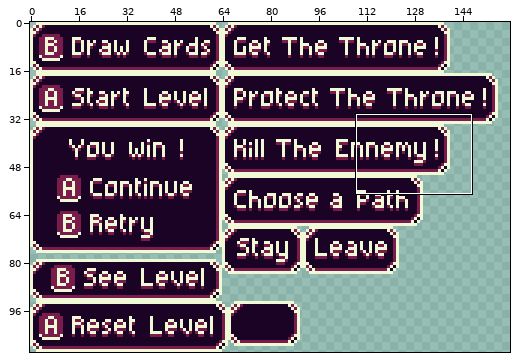
Sprite sheet, stored at images/menu/hint.png. The first picture is a wide view before the edit; the outline marks the close-up.
Close-up. Before the commit:
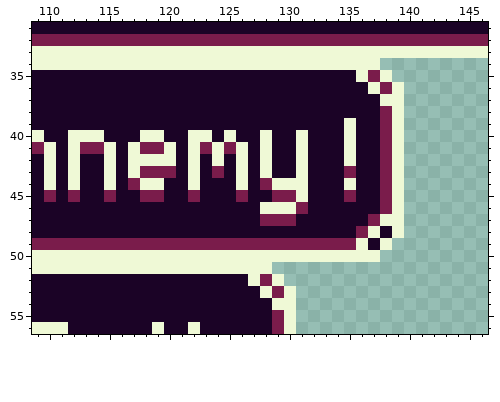
The file is 160x110 pixels. Shown: x 109..146, y 31..56.
The same view after the edit:
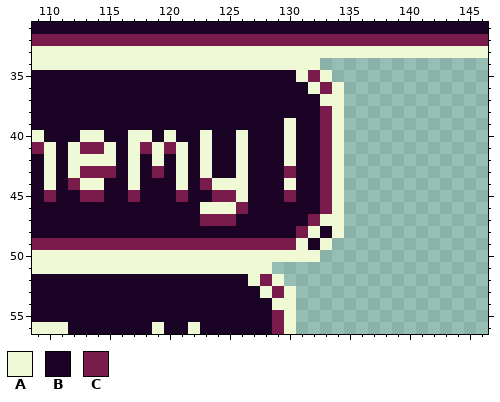
Palette (. is transparent): A #eff9d6  B #1b0326  C #7a1c4b
What changed:
y 34: x 133..137 AAAAA -> .....
y 35: x 131..138 BBBBBACA -> ACA.....
y 36: x 132..139 BBBBBACA -> ACA.....
y 37: x 133..139 BBBBBAA -> AA.....
y 38: x 133..139 BBBBBCA -> CA.....
y 39: x 130 B -> A; x 133..139 BBABBCA -> CA.....
y 40: x 112 A -> B; x 117 B -> A; x 119..120 AB -> BA; x 122 A -> B; x 125..126 AB -> BA; x 128 A -> B; x 130..131 BA -> AB; x 133..139 BBABBCA -> CA.....
y 41: x 119..125 CABACAC -> ACABABB; x 128 A -> B; x 130..131 BA -> AB; x 133..139 BBABBCA -> CA.....
y 42: x 113..114 BB -> AA; x 118 A -> B; x 120..124 ABABA -> BABAB; x 128 A -> B; x 130..131 BA -> AB; x 133..139 BBABBCA -> CA.....
y 43: x 113..115 BBA -> CCC; x 118 C -> B; x 120..124 CBABC -> BABAB; x 128 A -> B; x 130..131 BA -> CB; x 133..139 BBCBBCA -> CA.....
y 44: x 112..115 ABBA -> CAAB; x 117..119 CAA -> ABB; x 121..125 BABBB -> ABCAA; x 128..129 CA -> BB; x 131 A -> B; x 133..139 BBABBCA -> CA.....
y 45: x 112..115 CBBC -> BCCB; x 117..119 BCC -> CBB; x 121..122 BC -> CB; x 124..126 BBC -> CCA; x 129 C -> B; x 131 A -> B; x 133..139 BBCBBCA -> CA.....
y 46: x 123..126 BBBB -> AAAC; x 128..131 AAAC -> BBBB; x 133..139 BBBBBCA -> CA.....
y 47: x 123..125 BBB -> CCC; x 128..130 CCC -> BBB; x 132..139 BBBBBCAA -> CAA.....
y 48: x 131..132 BB -> CA; x 134..139 BBCABA -> A.....
y 49: x 131..138 CCCCCABA -> ABA.....
y 50: x 133..137 AAAAA -> .....
Boxes around the changes in both close-ups, in picture pixels (x1, y1, x2, y2):
changed: (68, 58, 404, 262)
